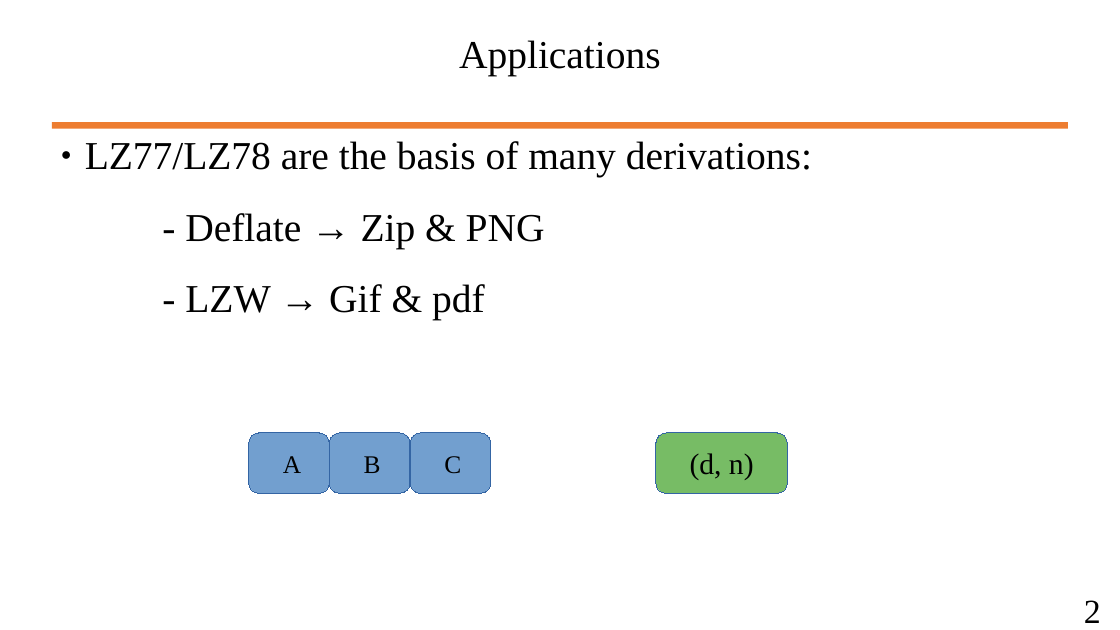
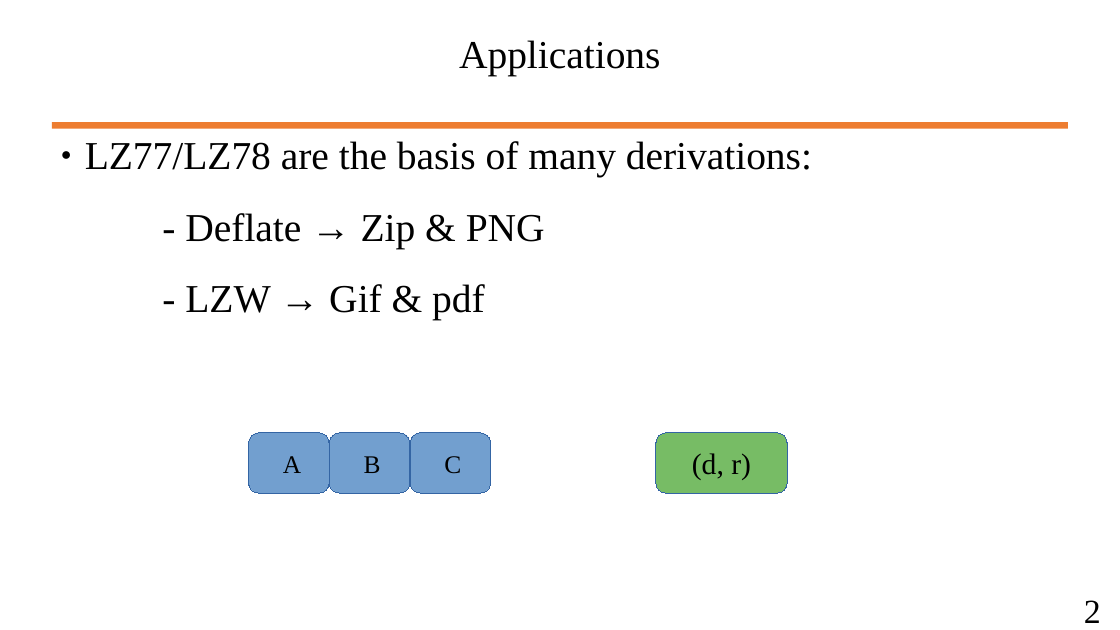
Before and after one commit to wbuz24/undergrad-repo, a slide deck: slide 3 of S24/cs494/notes/LZ77.pptx. Drawn at 1120x630 pixels with LibreOffice and Linux fonts; fonts in the diff are those of the drawing. Boxes give left, top, right and bottom in pixels: in the first picture for what was removed or moved away, otherwise in the second. Text is boxed around its words. In the diff, an @@ line names an element or a change of style, - is before the commit and + after.

```diff
--- a/S24/cs494/notes/LZ77.pptx
+++ b/S24/cs494/notes/LZ77.pptx
@@ text in rounded rectangle at <box>692,453,751,480</box>: text changed @@
-(d, n)
+(d, r)
```
Also in this commit, not shown: 5 other slides changed, 4 slides added, 18 other files.
